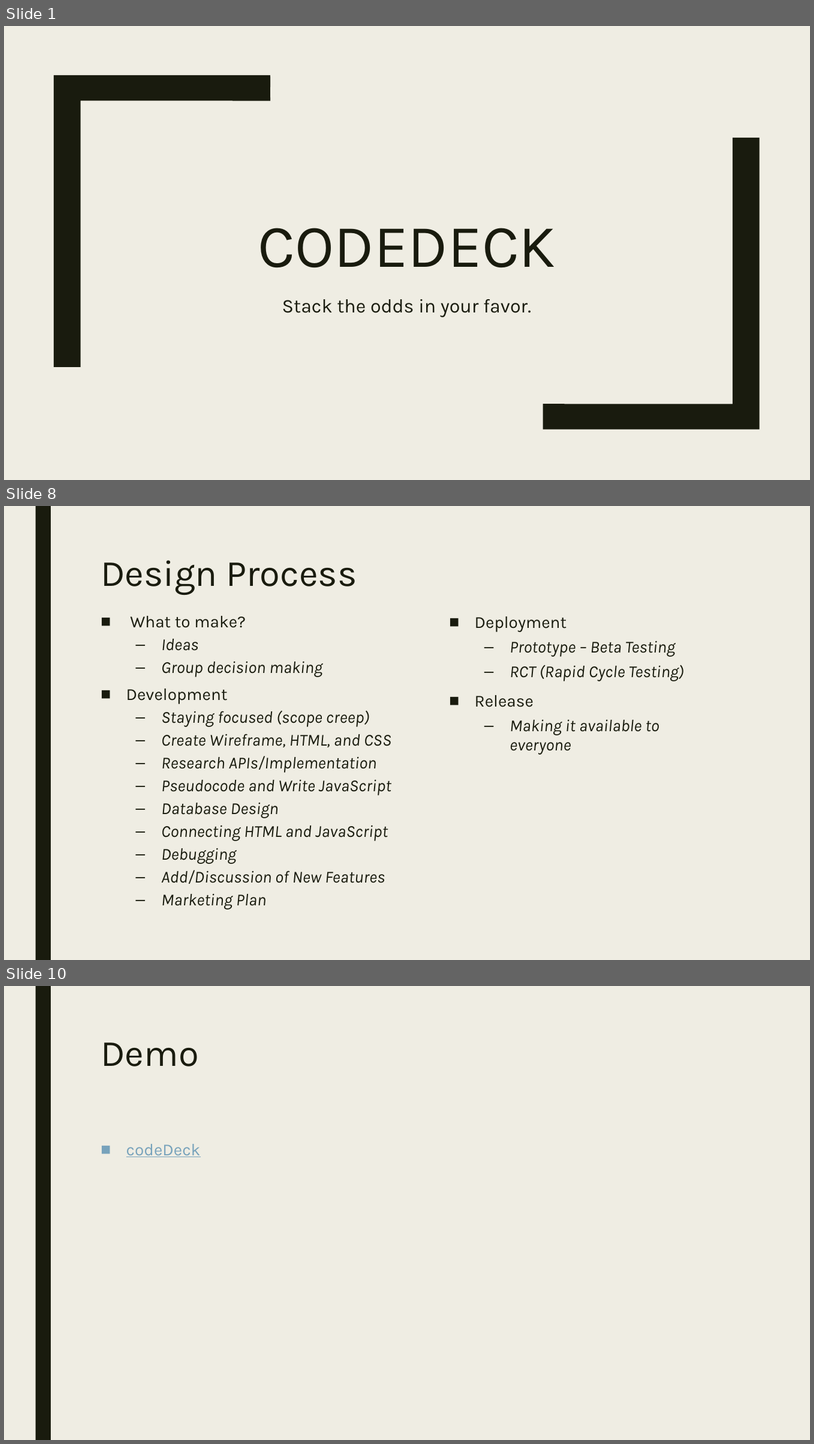
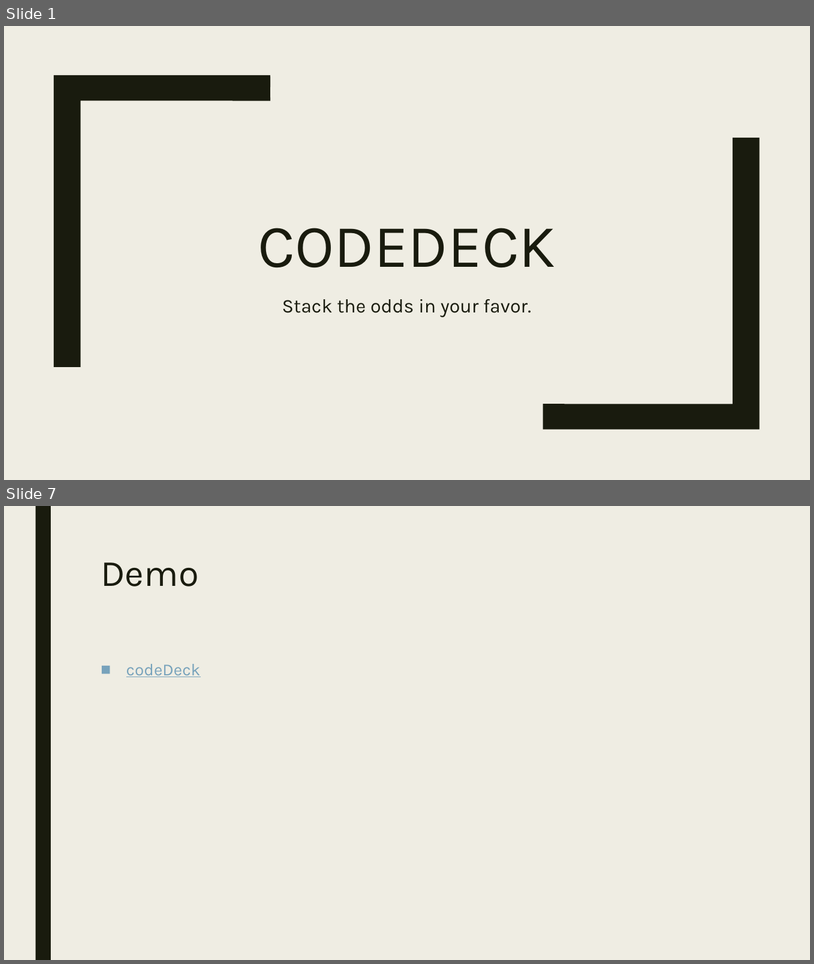
Before and after one commit to codeDeck-Learning-Tools/codeDeck, a slide deck: powerpoint/codeDeck2.pptx. Shown one above the other, each under a label of ours: slides 1, 8 and 10 before the commit, slides 1 and 7 after it; the slides between them are not shown. The pictures are 814x1444 and 814x964 pixels, drawn with LibreOffice and Linux fonts; fonts in the diff are those of the drawing. Boxes give left, top, right and bottom in pixels: in the first picture for what was removed or moved away, otherwise in the second. Text is boxed around its words. In the diff, an @@ line names an element or a change of style, - is before the commit and + after.

```diff
--- a/powerpoint/codeDeck2.pptx
+++ b/powerpoint/codeDeck2.pptx
@@ slide 8 removed at (x1=4, y1=506, x2=810, y2=960), background #EFEDE3; not listed: 1 template element that a slide beside it also shows @@
@@ title removed at (x1=101, y1=560, x2=357, y2=595) @@
-Design Process
@@ text removed at (x1=126, y1=616, x2=392, y2=909) @@
-■ What to make?
-  – Ideas
-  – Group decision making
-■ Development
-  – Staying focused (scope creep)
-  – Create Wireframe, HTML, and CSS
-  – Research APIs/Implementation
-  – Pseudocode and Write JavaScript
-  – Database Design
-  – Connecting HTML and JavaScript
-  – Debugging
-  – Add/Discussion of New Features
-  – Marketing Plan
@@ text removed at (x1=475, y1=616, x2=684, y2=754) @@
-■ Deployment
-  – Prototype – Beta Testing
-  – RCT (Rapid Cycle Testing)
-■ Release
-  – Making it available to everyone
@@ what was slide 10 is now slide 7 @@
```
Also in this commit, not shown: 8 slides changed, 1 slide added, 3 other slides removed.
